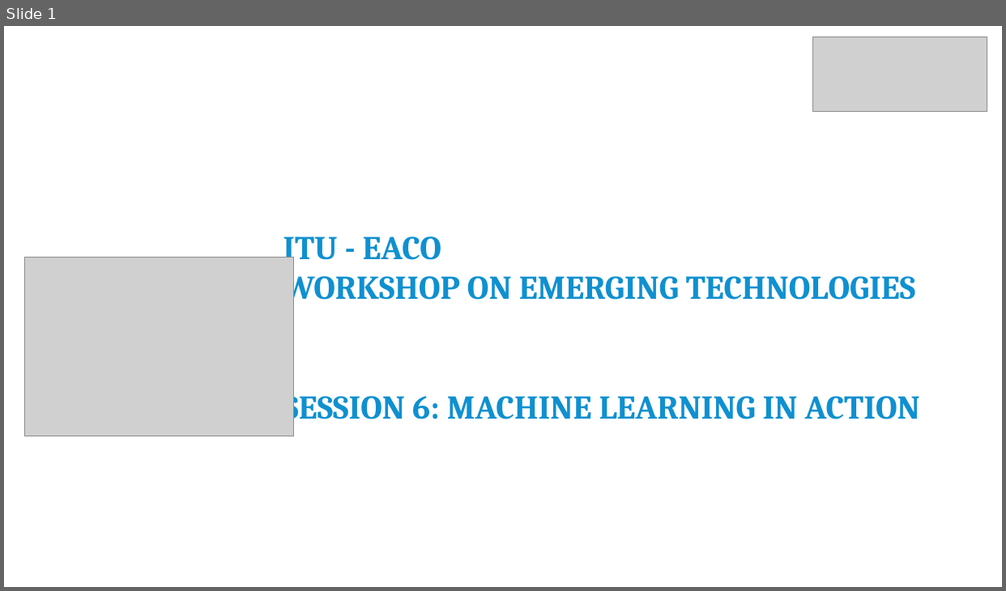
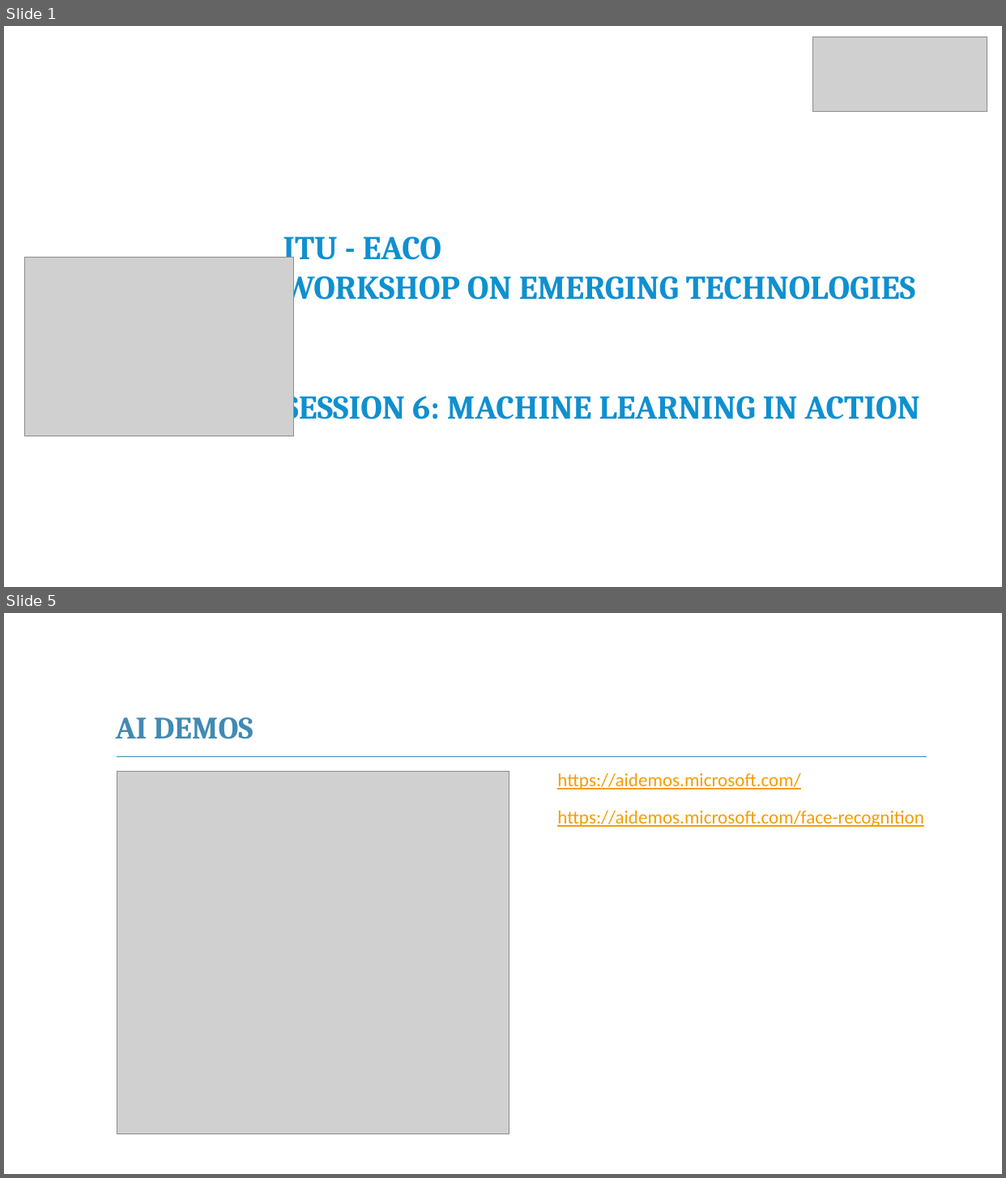
Before and after one commit to franckalbinet/itu-eaco-zanzibar-12-2018, a slide deck: presentations/session-10-machine-learning-in-action.pptx. Shown one above the other, each under a label of ours: slide 1 before the commit, slides 1 and 5 after it; the slides between them are not shown. The pictures are 1006x591 and 1006x1178 pixels, drawn with LibreOffice and Linux fonts; fonts in the diff are those of the drawing; grey boxes stand for pictures; background and template pictures are left out. Boxes give left, top, right and bottom in pixels: in the first picture for what was removed or moved away, otherwise in the second. Text is boxed around its words. In the diff, an @@ line names an element or a change of style, - is before the commit and + after.

Commit message:
add demos ml in action

```diff
--- a/presentations/session-10-machine-learning-in-action.pptx
+++ b/presentations/session-10-machine-learning-in-action.pptx
@@ slide 5 added at <box>4,613,1002,1174</box>, background #FFFFFF @@
@@ text added at <box>116,717,253,739</box>, 30 pt, text #418AB3, bold @@
+AI DEMOS
@@ line added from (117, 756) to (927, 756), #418AB3 1 pt @@
@@ picture added at <box>117,772,509,1135</box> @@
@@ text added at <box>557,773,800,790</box>, 18 pt, text #F59E00, underline @@
+https://aidemos.microsoft.com/
@@ text added at <box>557,811,924,827</box>, 18 pt, text #F59E00, underline @@
+https://aidemos.microsoft.com/face-recognition
```
Also in this commit, not shown: 1 slide changed, 7 other slides added, 1 slide removed.
